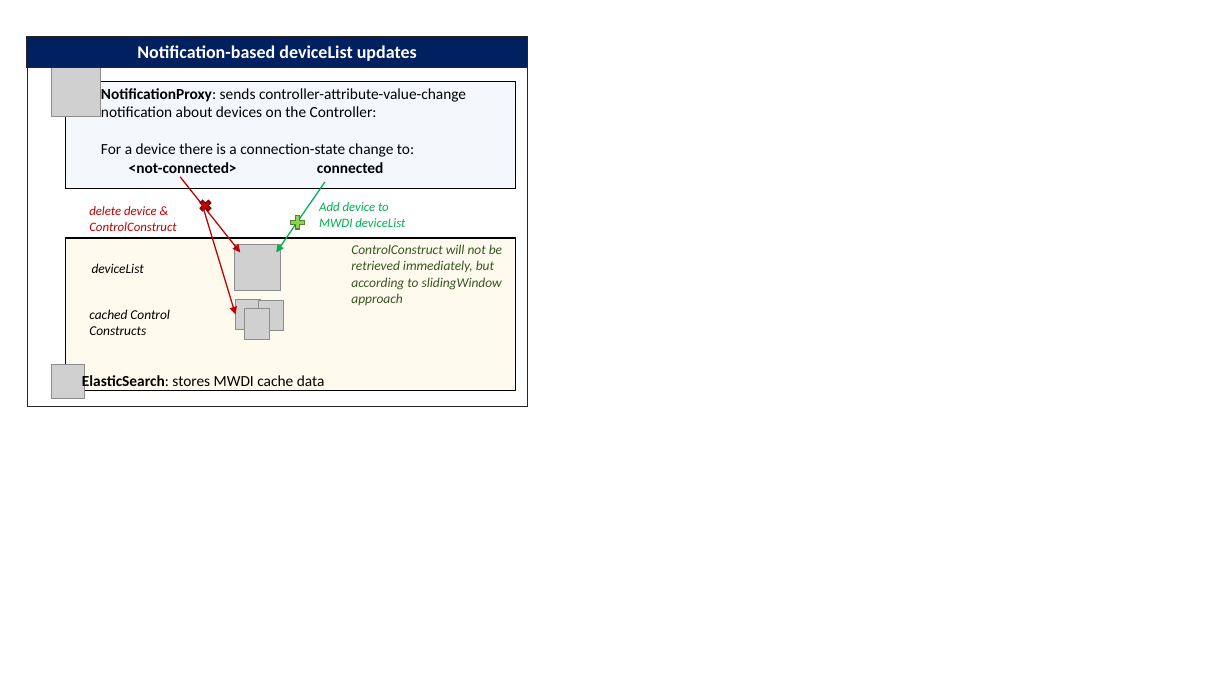
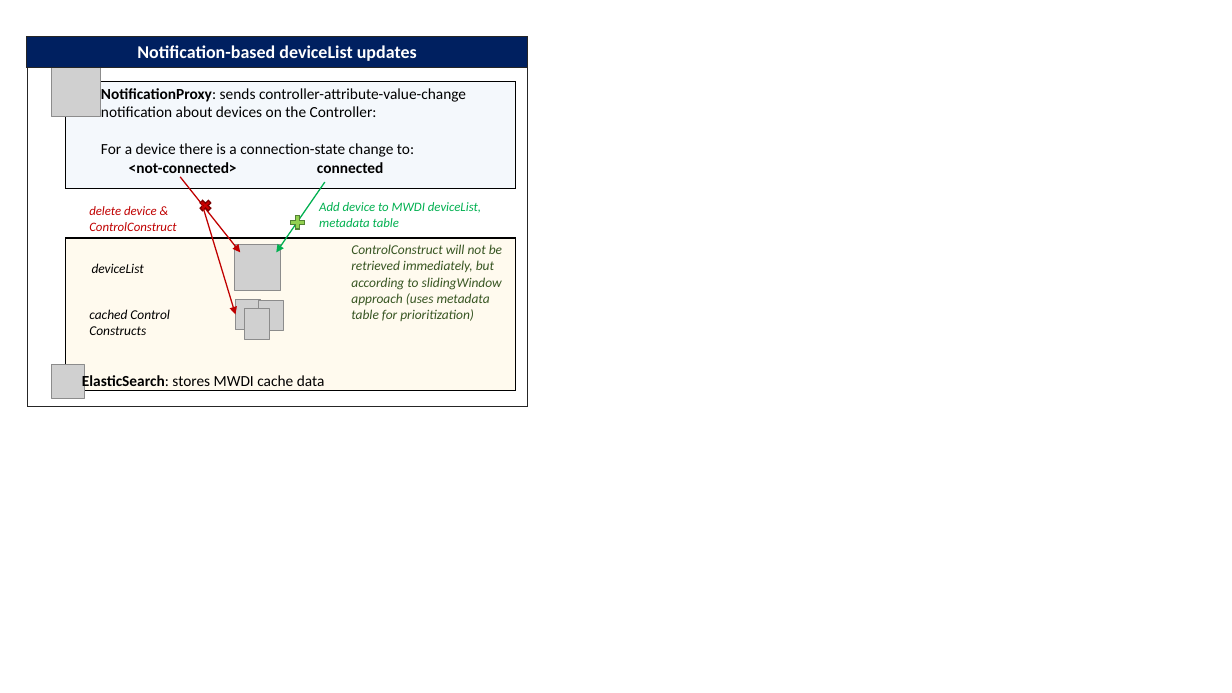
Before and after one commit to openBackhaul/MicroWaveDeviceInventory, a slide deck: slide 2 of spec/additionalDescription/pictures/CyclicCCRetrievalPics.pptx. Drawn at 1232x693 pixels with LibreOffice and Linux fonts; fonts in the diff are those of the drawing; grey boxes stand for pictures. Boxes give left, top, right and bottom in pixels: in the first picture for what was removed or moved away, otherwise in the second. Text is boxed around its words. In the diff, an @@ line names an element or a change of style, - is before the commit and + after.

```diff
--- a/spec/additionalDescription/pictures/CyclicCCRetrievalPics.pptx
+++ b/spec/additionalDescription/pictures/CyclicCCRetrievalPics.pptx
@@ text at (x1=319, y1=202, x2=481, y2=227): text changed @@
-Add device to MWDI deviceList
+Add device to MWDI deviceList, metadata table
@@ text at (x1=351, y1=244, x2=502, y2=321): text changed @@
-ControlConstruct will not be retrieved immediately, but according to slidingWindow approach
+ControlConstruct will not be retrieved immediately, but according to slidingWindow approach (uses metadata table for prioritization)
```
Also in this commit, not shown: 2 other slides changed, 14 other files.
